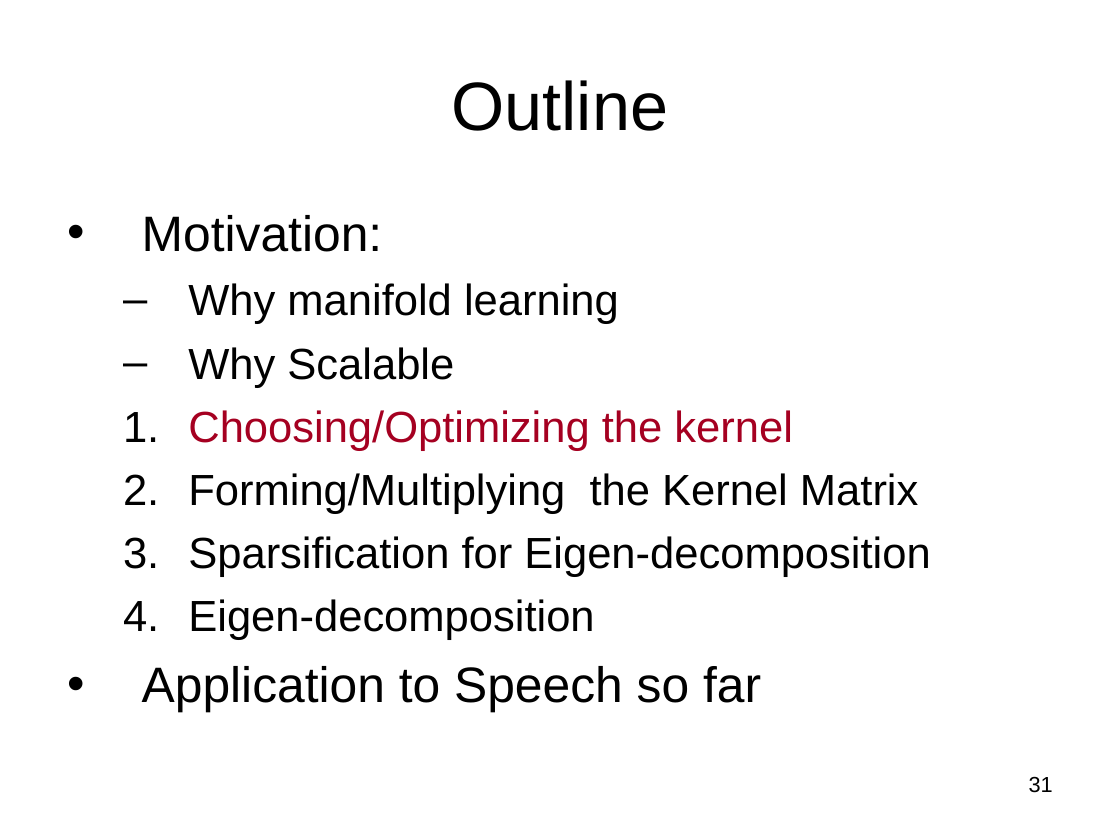
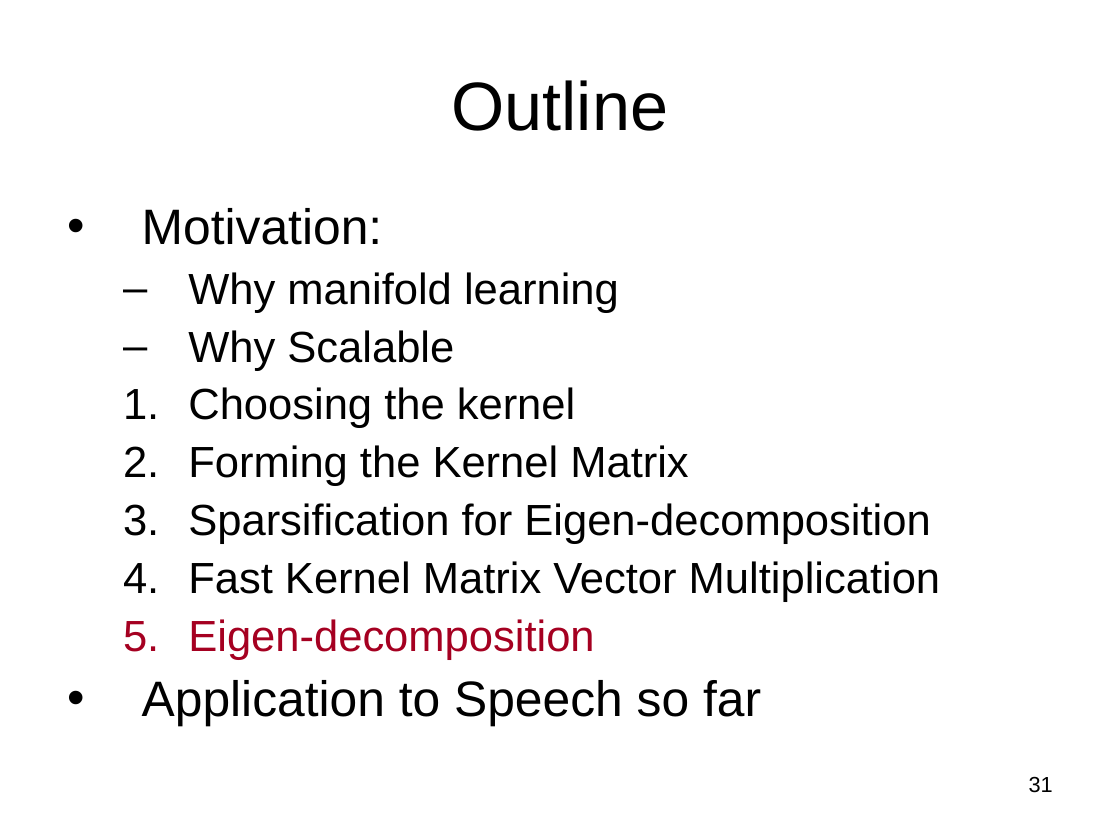
Before and after one commit to subailong/mlpack, a slide deck: slide 31 of fastlib/u/nvasil/docs/proposal/proposal.ppt. Drawn at 1120x840 pixels with LibreOffice and Linux fonts; fonts in the diff are those of the drawing. Boxes give left, top, right and bottom in pixels: in the first picture for what was removed or moved away, otherwise in the second. Text is boxed around its words. In the diff, an @@ line names an element or a change of style, - is before the commit and + after.

```diff
--- a/fastlib/u/nvasil/docs/proposal/proposal.ppt
+++ b/fastlib/u/nvasil/docs/proposal/proposal.ppt
@@ text at [142, 208, 930, 727]: text colour #000000 to #A50021 in "Eigen-decomposition"; line spacing 1 to 0.9; bullet colour #000000 to #A50021 @@
@@ text at [188, 387, 688, 486]: text changed @@
-  1. Choosing/Optimizing the kernel
-  2. Forming/Multiplying the Kernel Matrix
+  1. Choosing the kernel
+  2. Forming the Kernel Matrix
@@ text at [188, 561, 941, 602]: paragraph added @@
+  4. Fast Kernel Matrix Vector Multiplication
```
Also in this commit, not shown: 23 other slides changed, 8 slides added, 2 slides removed, 2 other files.
